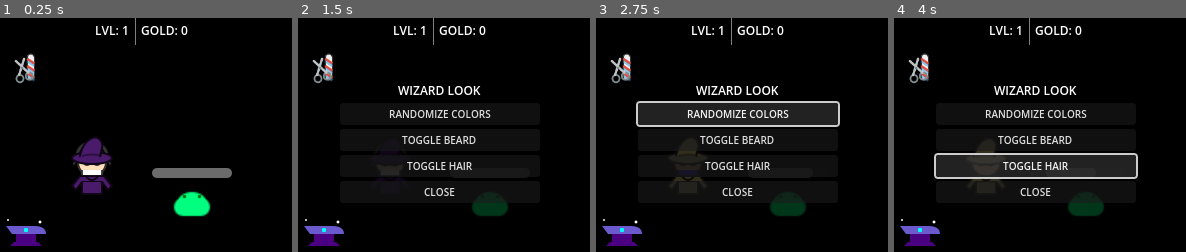
Above: before the commit, frames 1-4 (left to right).
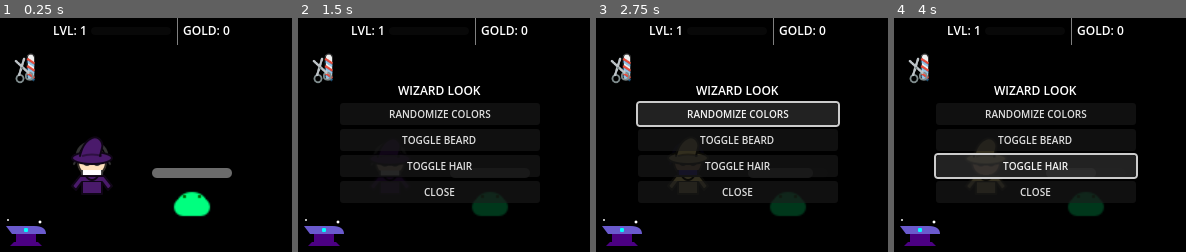
Above: after the commit, the same moments.

Repository: dgcarlucci/cast-lock
Game: Godot game, scene res://scenes/Main.tscn
Two runs of this game, one before a commit and one after it. Both use one fixed random seed, a clock stepped at 60 frames per second and the inputs below.
Inputs (mouse positions are in pixels of both pictures, inside the frame that each line leads up to):
- Up to frame 1 (0.25 s): no input
- Up to frame 2 (1.5 s): click (324, 233) at 0.5 s; click (318, 67) at 1.25 s
- Up to frame 3 (2.75 s): click "RANDOMIZE COLORS" at 2 s
- Up to frame 4 (4 s): click "TOGGLE BEARD" at 2.75 s; click "TOGGLE HAIR" at 3.5 s

The runs differ from the first frame. In frame 1, 1.1% of the frame differs, in the area x 18-79%, y 0-12%; in frame 2, 1.1%; in frame 3, 1.1%; in frame 4, 1.1%.

Commit message:
feat: add XP bar and reduce console save spam

Diff:
--- a/scenes/UI_Overlay.tscn
+++ b/scenes/UI_Overlay.tscn
@@ -25,6 +25,13 @@
 layout_mode = 2
 theme_override_font_sizes/font_size = 12
 text = "LVL: 1"
+
+[node name="XPBar" type="ProgressBar" parent="TopBar"]
+custom_minimum_size = Vector2(80, 8)
+layout_mode = 2
+size_flags_vertical = 4
+theme_override_font_sizes/font_size = 8
+show_percentage = false
 
 [node name="VSeparator" type="VSeparator" parent="TopBar"]
 layout_mode = 2
--- a/scripts/SaveManager.gd
+++ b/scripts/SaveManager.gd
@@ -26,7 +26,8 @@
 	if file:
 		file.store_string(json_string)
 		file.close()
-		print("Game saved!")
+		# Only print in debug or just remove to clean up logs
+		# print("Game saved!")
 
 func load_game() -> Dictionary:
 	if not FileAccess.file_exists(SAVE_PATH):
--- a/scripts/UI_Overlay.gd
+++ b/scripts/UI_Overlay.gd
@@ -5,6 +5,7 @@
 
 @onready var gold_label = $TopBar/GoldLabel
 @onready var level_label = $TopBar/LevelLabel
+@onready var xp_bar = $TopBar/XPBar
 @onready var enemy_health_bar = $PlaterBar
 @onready var floating_text_container = $FloatingTextContainer
 @onready var loot_log_label = $LootLogLabel
@@ -49,6 +50,9 @@
 	gold_label.text = "GOLD: " + str(int(StatsManager.stats.gold))
 	level_label.text = "LVL: " + str(StatsManager.stats.level)
 
+	xp_bar.max_value = StatsManager.get_xp_needed()
+	xp_bar.value = StatsManager.stats.xp
+
 func update_enemy_health(current, max_hp):
 	enemy_health_bar.max_value = max_hp
 	enemy_health_bar.value = current
Not shown, added: resources/wizard/shadow.svg.import
